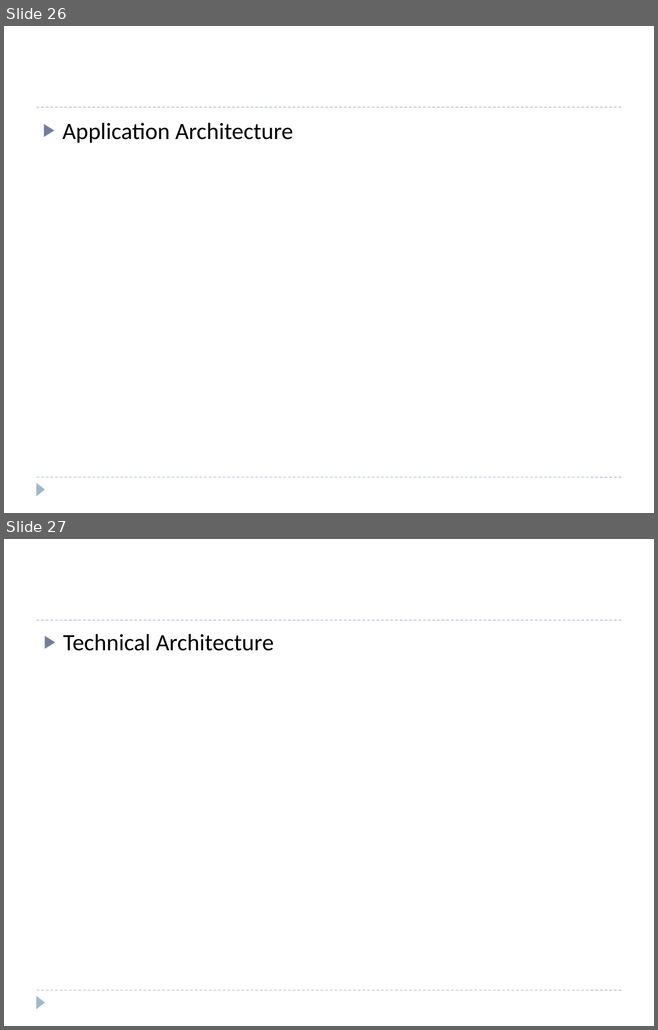
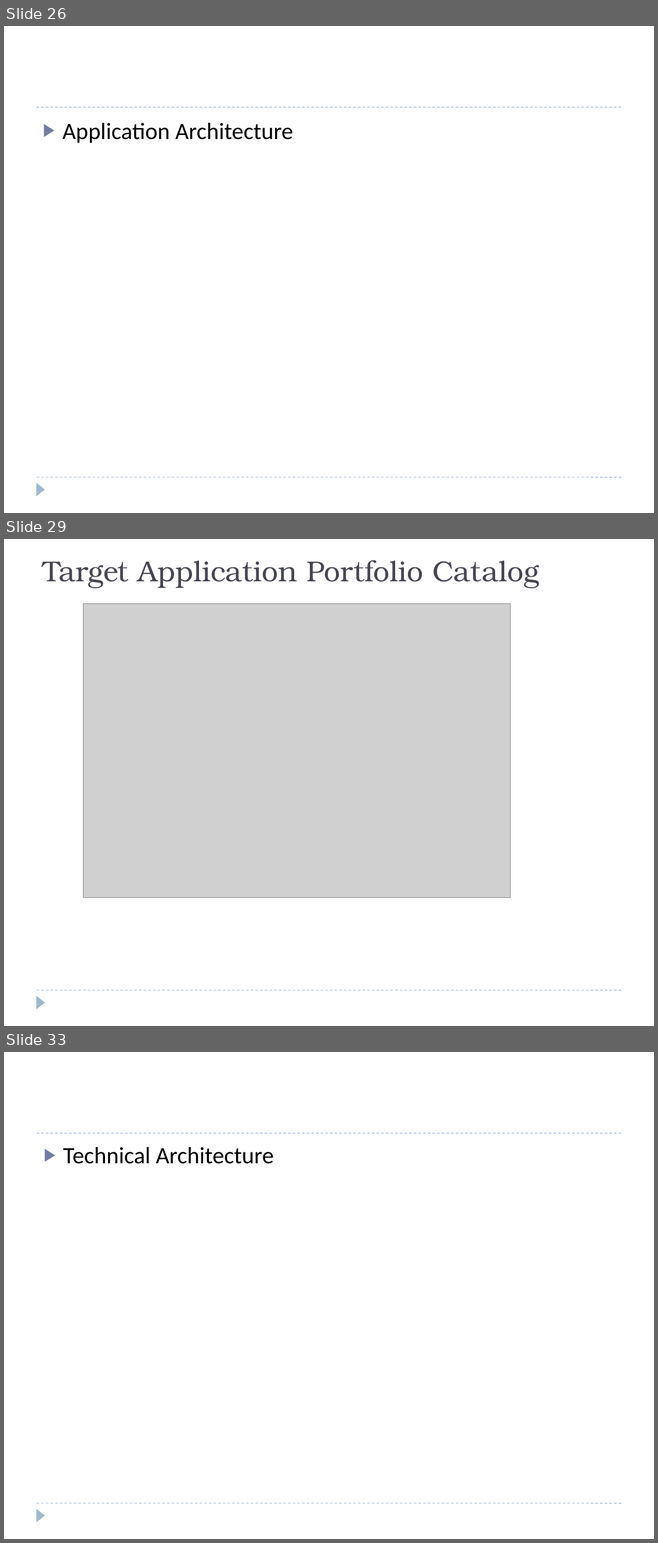
Before and after one commit to windieccf/t1-shipping, a slide deck: Enterprise Architech Presentation.pptx. Shown one above the other, each under a label of ours: slides 26 and 27 before the commit, slides 26, 29 and 33 after it; the slides between them are not shown. The pictures are 658x1030 and 658x1543 pixels, drawn with LibreOffice and Linux fonts; fonts in the diff are those of the drawing; grey boxes stand for pictures. Boxes give left, top, right and bottom in pixels: in the first picture for what was removed or moved away, otherwise in the second. Text is boxed around its words. In the diff, an @@ line names an element or a change of style, - is before the commit and + after.

```diff
--- a/Enterprise Architech Presentation.pptx
+++ b/Enterprise Architech Presentation.pptx
@@ slide 29 added at (4,539,654,1026), background #FFFFFF; not listed: 2 template elements that a slide beside it also shows @@
@@ text added at (43,560,539,588), 32 pt, text #464653 @@
+Target Application Portfolio Catalog
@@ picture added at (83,603,510,897) @@
@@ what was slide 27 is now slide 33 @@
```
Also in this commit, not shown: 5 other slides added.
